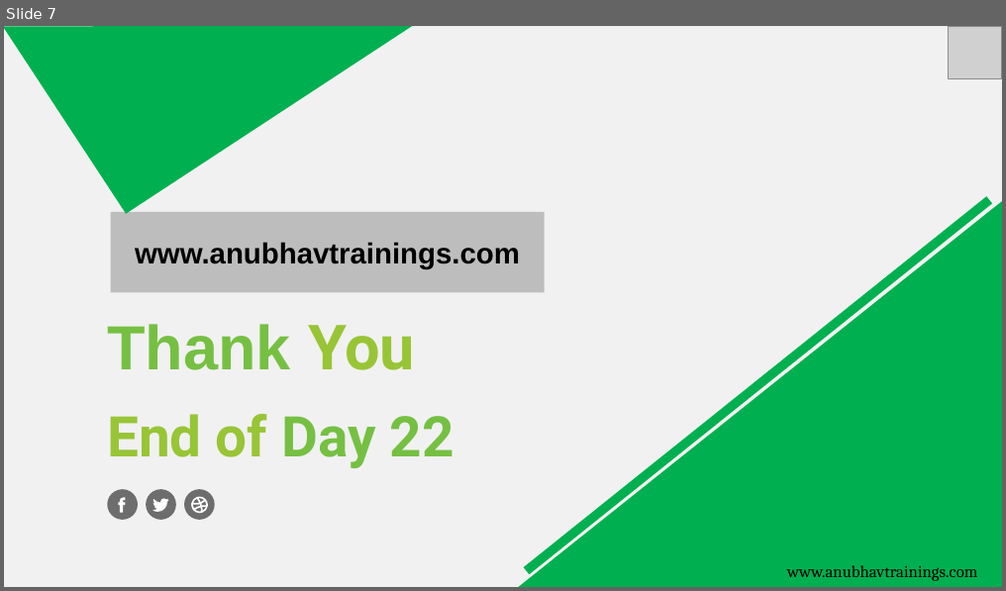
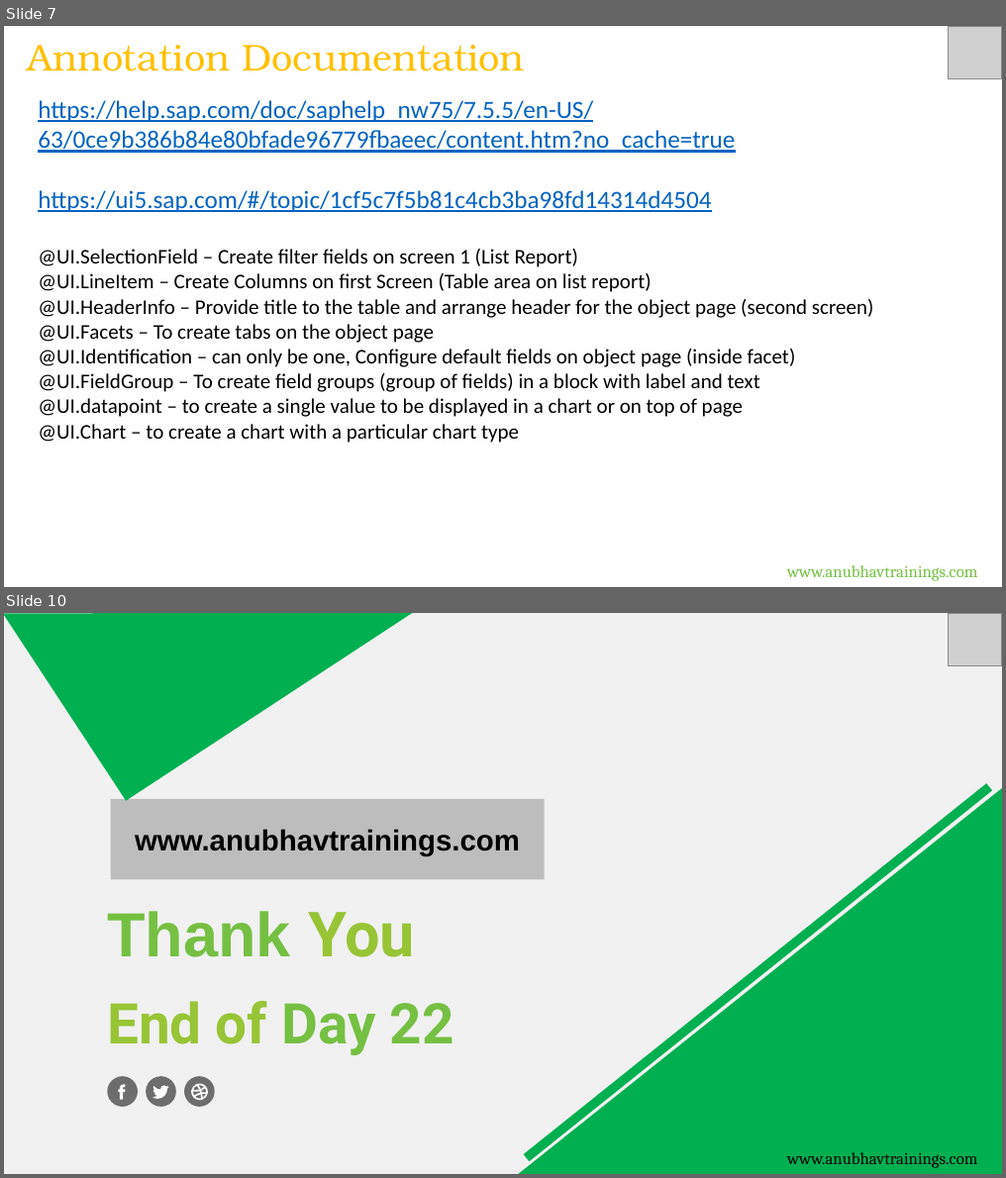
Before and after one commit to soyuztechnologies/Sony_SAP_BTP_Training, a slide deck: Day 22/DAY-22.pptx. Shown one above the other, each under a label of ours: slide 7 before the commit, slides 7 and 10 after it; the slides between them are not shown. The pictures are 1006x591 and 1006x1178 pixels, drawn with LibreOffice and Linux fonts; fonts in the diff are those of the drawing; grey boxes stand for pictures. Boxes give left, top, right and bottom in pixels: in the first picture for what was removed or moved away, otherwise in the second. Text is boxed around its words. In the diff, an @@ line names an element or a change of style, - is before the commit and + after.

Commit message:
Auto bot updater Anubhav Trainings

```diff
--- a/Day 22/DAY-22.pptx
+++ b/Day 22/DAY-22.pptx
@@ slide 7 added at (4,26,1002,587), background #FFFFFF @@
@@ title added at (28,45,525,72), 36 pt, text #FFC000 @@
+Annotation Documentation
@@ picture added at (948,26,1002,79) @@
@@ text added at (38,100,874,443), 20 pt, text #000000 @@
+https://help.sap.com/doc/saphelp_nw75/7.5.5/en-US/63/0ce9b386b84e80bfade96779fbaeec/content.htm?no_cache=true
+https://ui5.sap.com/#/topic/1cf5c7f5b81c4cb3ba98fd14314d4504
+@UI.SelectionField – Create filter fields on screen 1 (List Report)
+@UI.LineItem – Create Columns on first Screen (Table area on list report)
+@UI.HeaderInfo – Provide title to the table and arrange header for the object page (second screen)
+@UI.Facets – To create tabs on the object page
+@UI.Identification – can only be one, Configure default fields on object page (inside facet)
+@UI.FieldGroup – To create field groups (group of fields) in a block with label and text
+@UI.datapoint – to create a single value to be displayed in a chart or on top of page
+@UI.Chart – to create a chart with a particular chart type
@@ text added at (787,566,977,581), 16 pt, text #75C042 @@
+www.anubhavtrainings.com
@@ what was slide 7 is now slide 10 @@
```
Also in this commit, not shown: 2 other slides added, 13 other files.
